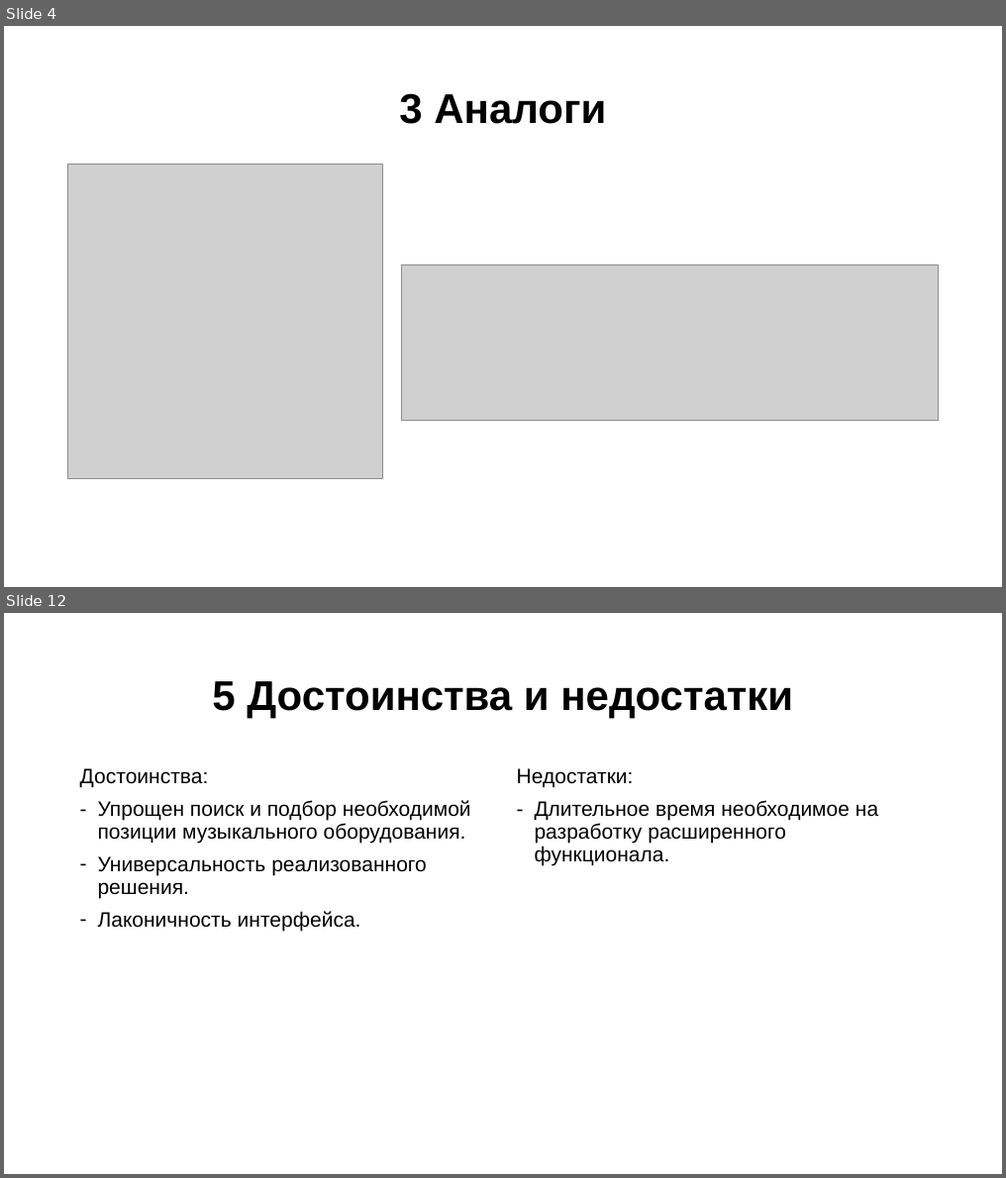
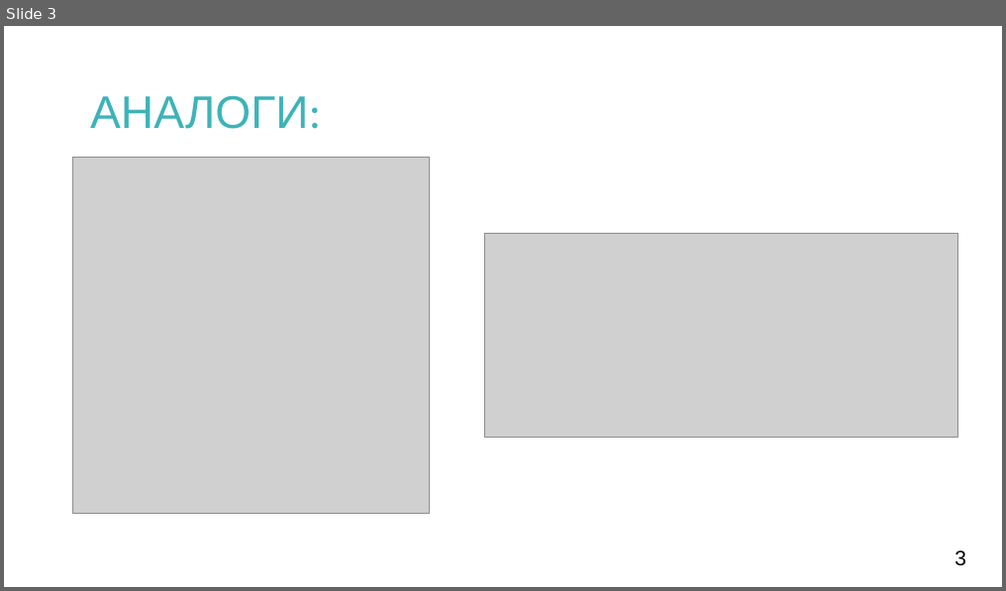
Before and after one commit to AusaSwart/Diploma_documentation, a slide deck: Disk/Презентация.pps. Shown one above the other, each under a label of ours: slides 4 and 12 before the commit, slide 3 after it; the slides between them are not shown. The pictures are 1006x1178 and 1006x591 pixels, drawn with LibreOffice and Linux fonts; fonts in the diff are those of the drawing; grey boxes stand for pictures. Boxes give left, top, right and bottom in pixels: in the first picture for what was removed or moved away, otherwise in the second. Text is boxed around its words. In the diff, an @@ line names an element or a change of style, - is before the commit and + after.

```diff
--- a/Disk/Презентация.pps
+++ b/Disk/Презентация.pps
@@ slide 12 removed at (4,613,1002,1174), background #FFFFFF @@
@@ title removed at (212,681,793,719) @@
-5 Достоинства и недостатки
@@ text removed at (80,768,471,932) @@
-Достоинства:
-– Упрощен поиск и подбор необходимой позиции музыкального оборудования.
-– Универсальность реализованного решения.
-– Лаконичность интерфейса.
@@ text removed at (517,768,878,865) @@
-Недостатки:
-– Длительное время необходимое на разработку расширенного функционала.
@@ what was slide 4 is now slide 3 @@
@@ slide 3 changed as well @@
@@ text "АНАЛОГИ:" at (90,95,321,129): vertical alignment middle to top @@
@@ text at (90,95,321,129): text changed; size 40 to 44 pt; text colour #000000 to #3DB3B9; bold off @@
-3 Аналоги
+АНАЛОГИ:
@@ picture: place and size @@
-picture at (67,165,382,479)
+picture at (73,158,429,514)
@@ picture: place and size @@
-picture at (402,266,939,421)
+picture at (484,233,957,438)
@@ text added at (954,551,966,567), 20 pt, text #000000 @@
+3
```
Also in this commit, not shown: 1 other slide changed, 9 slides added, 11 other slides removed, 8 other files.
